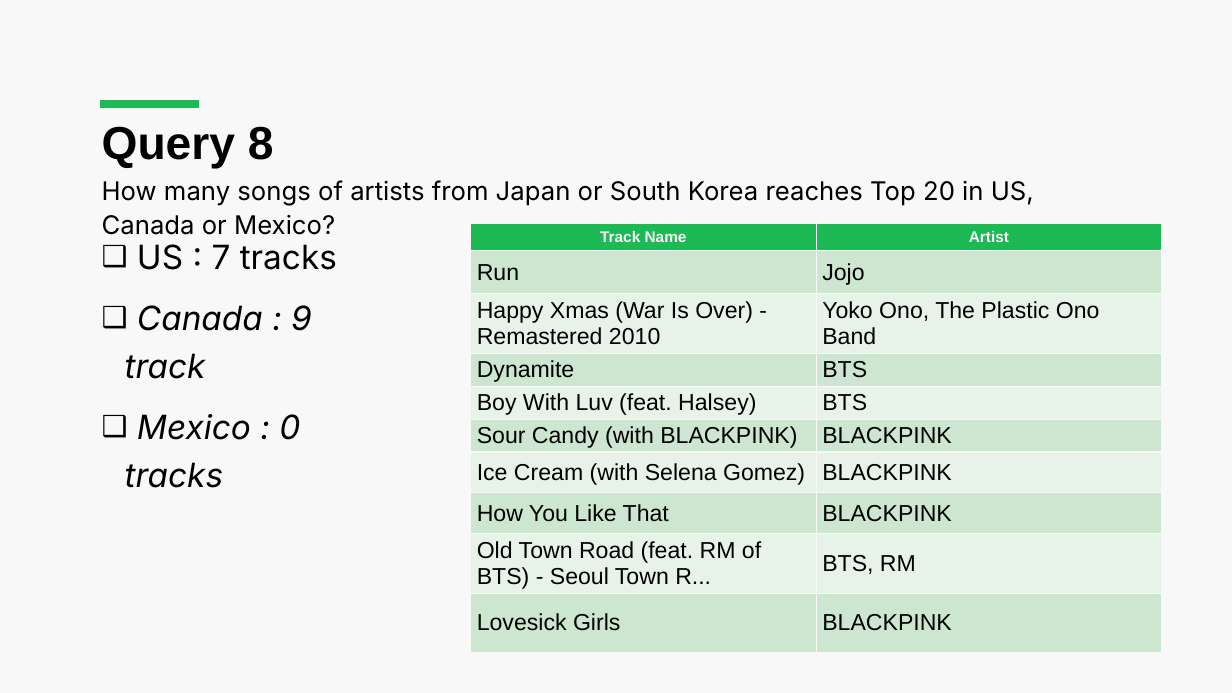
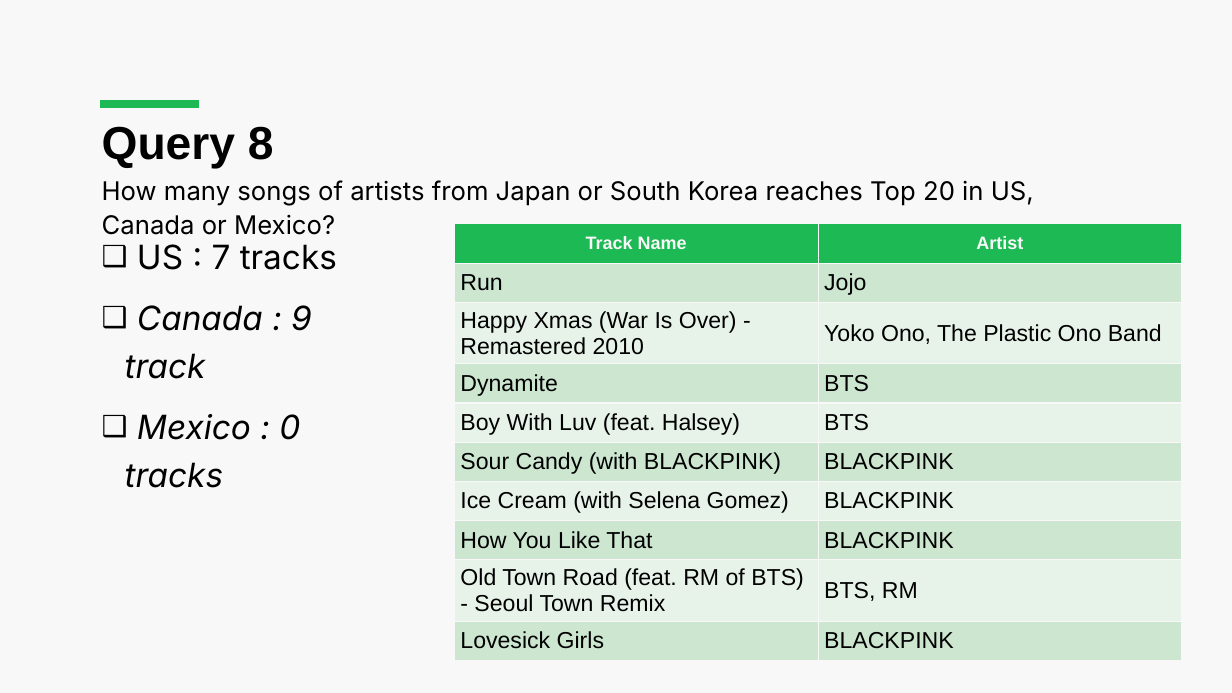
Before and after one commit to luca-martinelli-09/spotify-lod, a slide deck: slide 21 of Spotify_Presentation.pptx. Drawn at 1232x693 pixels with LibreOffice and Linux fonts; fonts in the diff are those of the drawing. Boxes give left, top, right and bottom in pixels: in the first picture for what was removed or moved away, otherwise in the second. Text is boxed around its words. In the diff, an @@ line names an element or a change of style, - is before the commit and + after.

Commit message:
slides

```diff
--- a/Spotify_Presentation.pptx
+++ b/Spotify_Presentation.pptx
@@ table at (455, 224, 1183, 661) @@
-row 9, column 1: Old Town Road (feat. RM of BTS) - Seoul Town R...
+row 9, column 1: Old Town Road (feat. RM of BTS) - Seoul Town Remix
@@ size 12 to 14 pt in "Track Name", "Artist" @@
@@ table: place and size @@
-table at (470, 224, 1162, 660)
+table at (455, 224, 1183, 661)
```
Also in this commit, not shown: 3 other slides changed.
